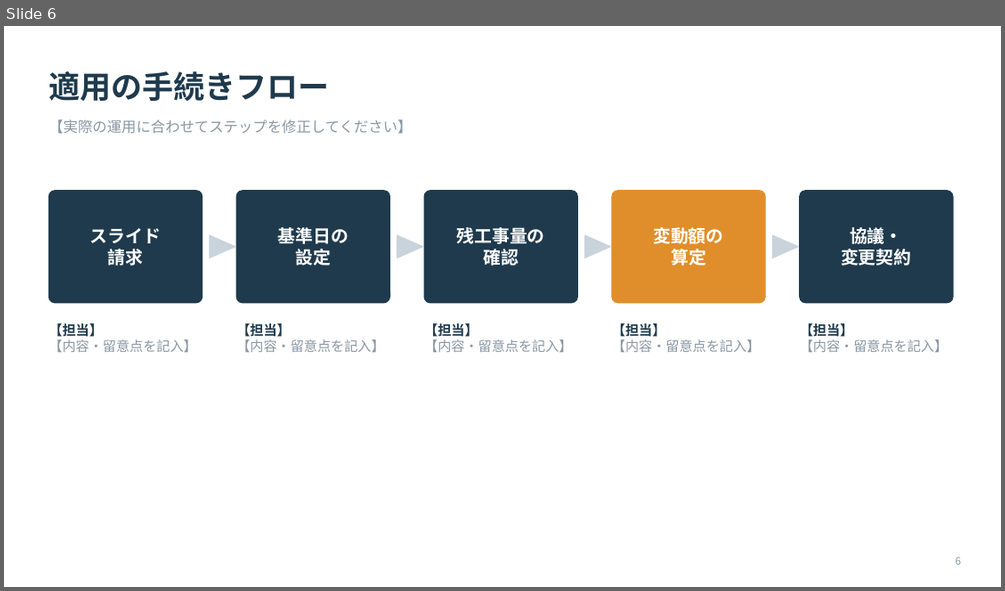
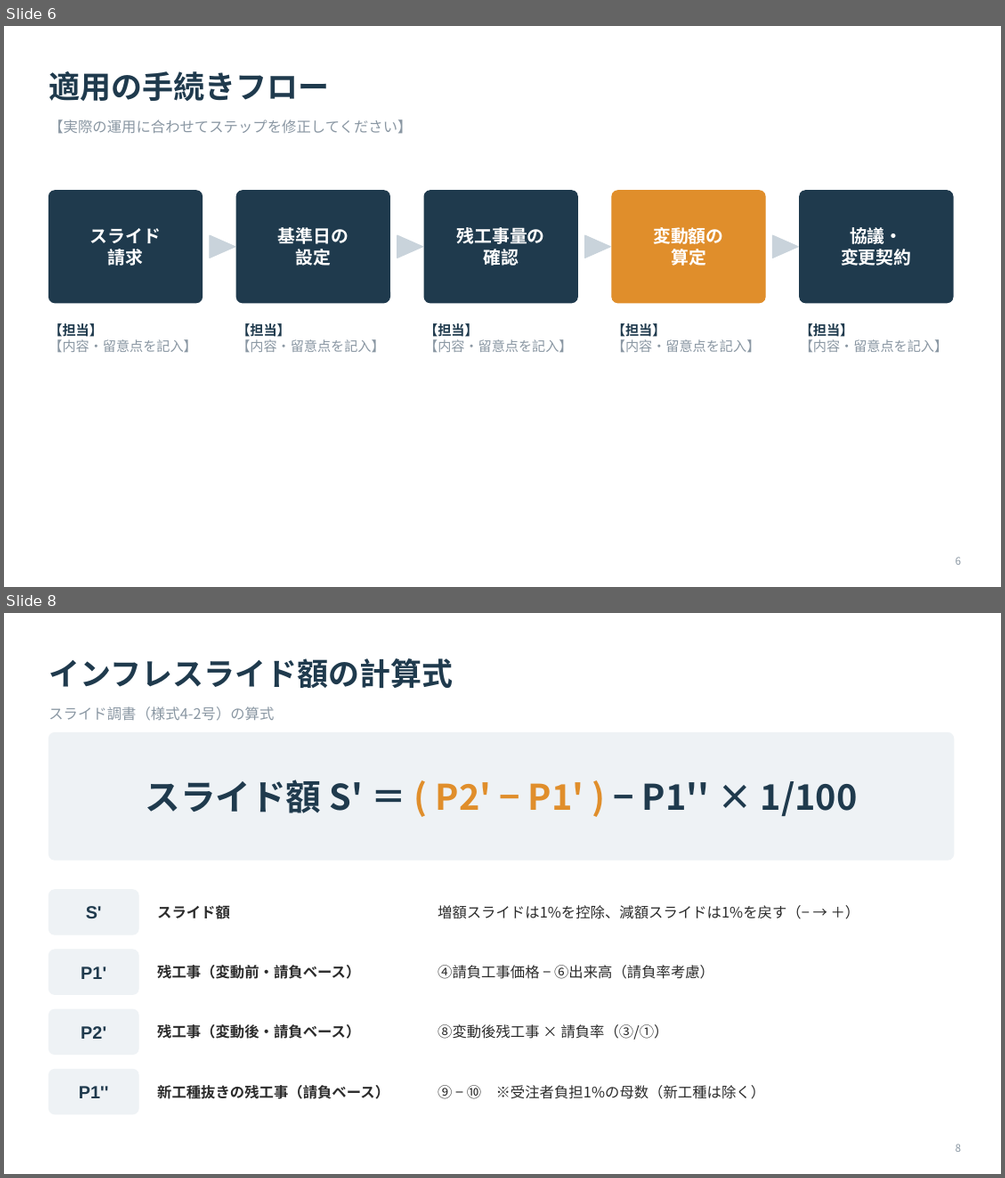
Before and after one commit to maedaatsushi5908-design/work, a slide deck: presentations/inflation_slide_template.pptx. Shown one above the other, each under a label of ours: slide 6 before the commit, slides 6 and 8 after it; the slides between them are not shown. The pictures are 1005x591 and 1005x1178 pixels, drawn with LibreOffice and Linux fonts; fonts in the diff are those of the drawing. Boxes give left, top, right and bottom in pixels: in the first picture for what was removed or moved away, otherwise in the second. Text is boxed around its words. In the diff, an @@ line names an element or a change of style, - is before the commit and + after.

```diff
--- a/presentations/inflation_slide_template.pptx
+++ b/presentations/inflation_slide_template.pptx
@@ slide 8 added at (4, 613, 1001, 1174), background #FFFFFF @@
@@ text added at (48, 658, 453, 688), 30 pt, text #1F3A4D, bold @@
+インフレスライド額の計算式
@@ text added at (48, 706, 274, 721), 14 pt, text #8A97A3 @@
+スライド調書（様式4-2号）の算式
@@ rounded rectangle added at (48, 732, 954, 860), fill #EEF2F5, outline #EEF2F5 1 pt @@
@@ text added at (145, 779, 858, 816), 34 pt, text #1F3A4D, bold @@
+スライド額 S' ＝ ( P2' − P1' ) − P1'' × 1/100
@@ rounded rectangle added at (48, 890, 138, 934), fill #EEF2F5, outline #EEF2F5 1 pt @@
@@ text added at (86, 906, 102, 918), 17 pt, text #1F3A4D, bold @@
+S'
@@ text added at (157, 905, 230, 919), 14 pt, text #2B2B2B, bold @@
+スライド額
@@ text added at (437, 905, 809, 919), 14 pt, text #2B2B2B @@
+増額スライドは1%を控除、減額スライドは1%を戻す（− → ＋）
@@ rounded rectangle added at (48, 949, 138, 995), fill #EEF2F5, outline #EEF2F5 1 pt @@
@@ text added at (81, 966, 106, 979), 17 pt, text #1F3A4D, bold @@
+P1'
@@ text added at (157, 965, 360, 979), 14 pt, text #2B2B2B, bold @@
+残工事（変動前・請負ベース）
@@ text added at (437, 965, 714, 979), 14 pt, text #2B2B2B @@
+④請負工事価格 − ⑥出来高（請負率考慮）
@@ rounded rectangle added at (48, 1009, 138, 1054), fill #EEF2F5, outline #EEF2F5 1 pt @@
@@ text added at (81, 1026, 106, 1038), 17 pt, text #1F3A4D, bold @@
+P2'
@@ text added at (157, 1024, 360, 1038), 14 pt, text #2B2B2B, bold @@
+残工事（変動後・請負ベース）
@@ text added at (437, 1024, 669, 1039), 14 pt, text #2B2B2B @@
+⑧変動後残工事 × 請負率（③/①）
@@ rounded rectangle added at (48, 1070, 138, 1114), fill #EEF2F5, outline #EEF2F5 1 pt @@
@@ text added at (79, 1086, 109, 1098), 17 pt, text #1F3A4D, bold @@
+P1''
@@ text added at (157, 1085, 389, 1099), 14 pt, text #2B2B2B, bold @@
+新工種抜きの残工事（請負ベース）
@@ text added at (437, 1085, 766, 1099), 14 pt, text #2B2B2B @@
+⑨ − ⑩ ※受注者負担1%の母数（新工種は除く）
@@ text added at (955, 1143, 961, 1151), 10 pt, text #8A97A3 @@
+8
```
Also in this commit, not shown: 10 slides changed, 1 other slide added, 4 slides removed, 1 other file.
